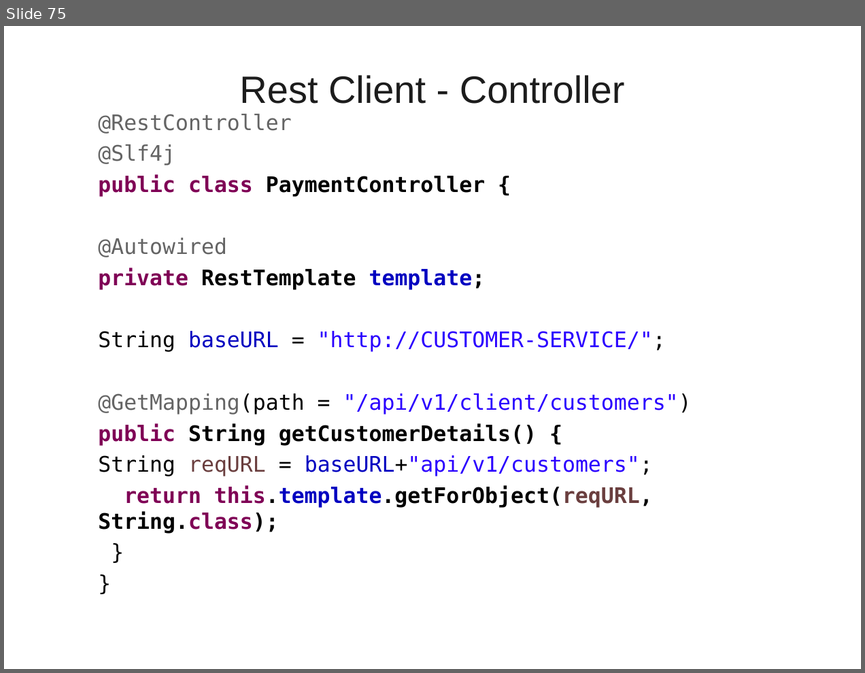
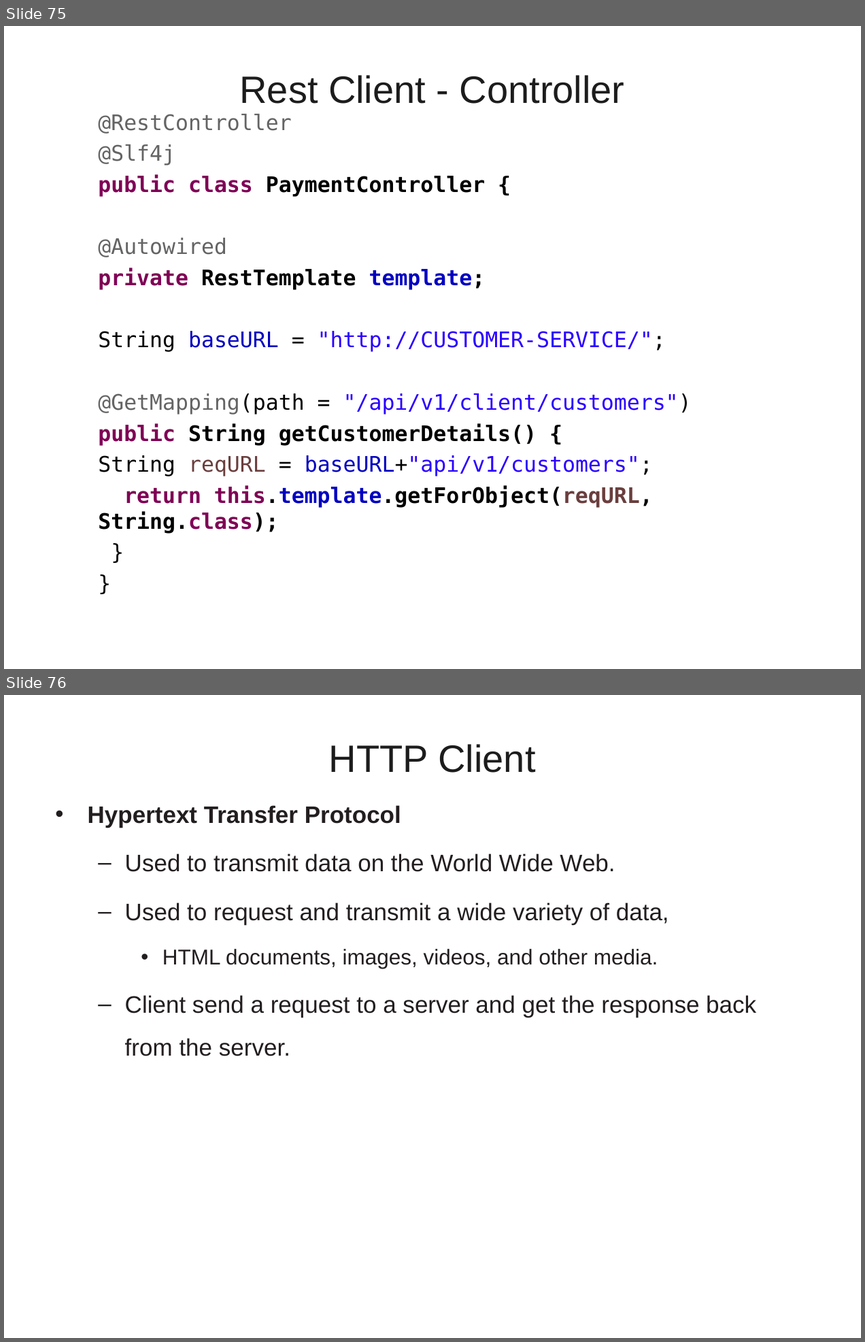
Before and after one commit to vatsanTraining/training_aug_2023, a slide deck: Spring_Aop.ppt. Shown one above the other, each under a label of ours: slide 75 before the commit, slides 75 and 76 after it. The pictures are 865x673 and 865x1342 pixels, drawn with LibreOffice and Linux fonts; fonts in the diff are those of the drawing; background and template pictures are left out. Boxes give left, top, right and bottom in pixels: in the first picture for what was removed or moved away, otherwise in the second. Text is boxed around its words. In the diff, an @@ line names an element or a change of style, - is before the commit and + after.

```diff
--- a/Spring_Aop.ppt
+++ b/Spring_Aop.ppt
@@ slide 76 added at <box>4,695,861,1338</box>, background picture (left out) @@
@@ title added at <box>329,744,536,773</box>, 32 pt, text #1C1C1C @@
+HTTP Client
@@ text added at <box>88,805,756,1056</box>, 20 pt, text #221D1F @@
+• Hypertext Transfer Protocol
+  – Used to transmit data on the World Wide Web.
+  – Used to request and transmit a wide variety of data,
+    • HTML documents, images, videos, and other media.
+  – Client send a request to a server and get the response back from the server.
```
Also in this commit, not shown: 5 other slides added.
